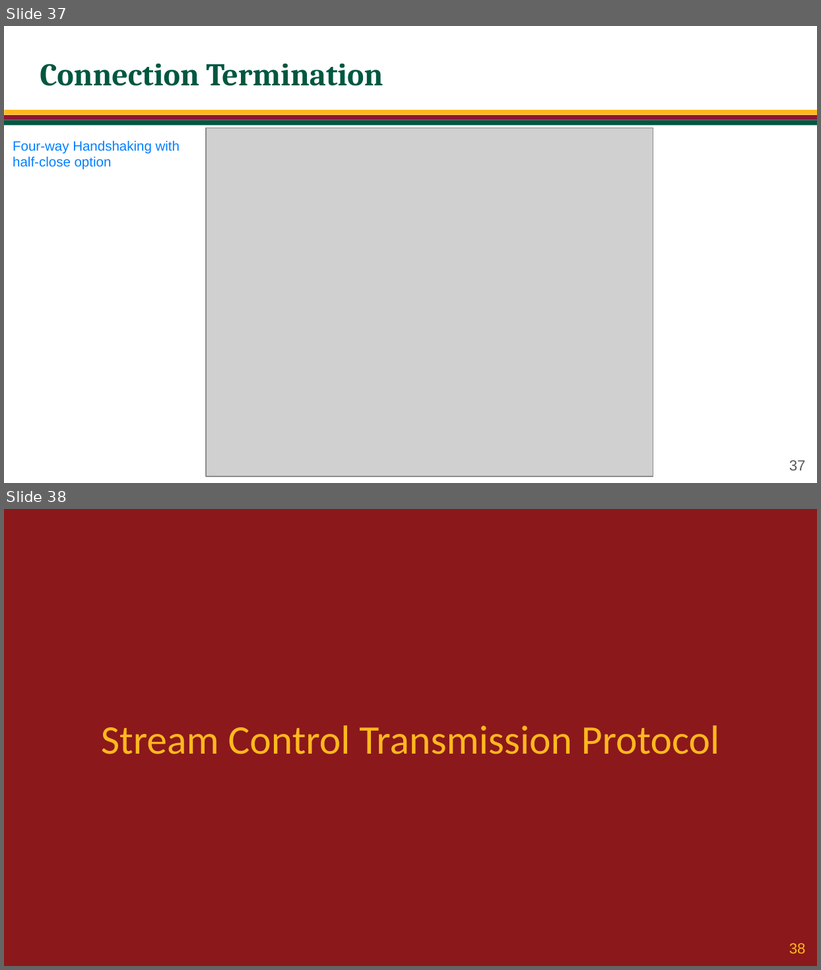
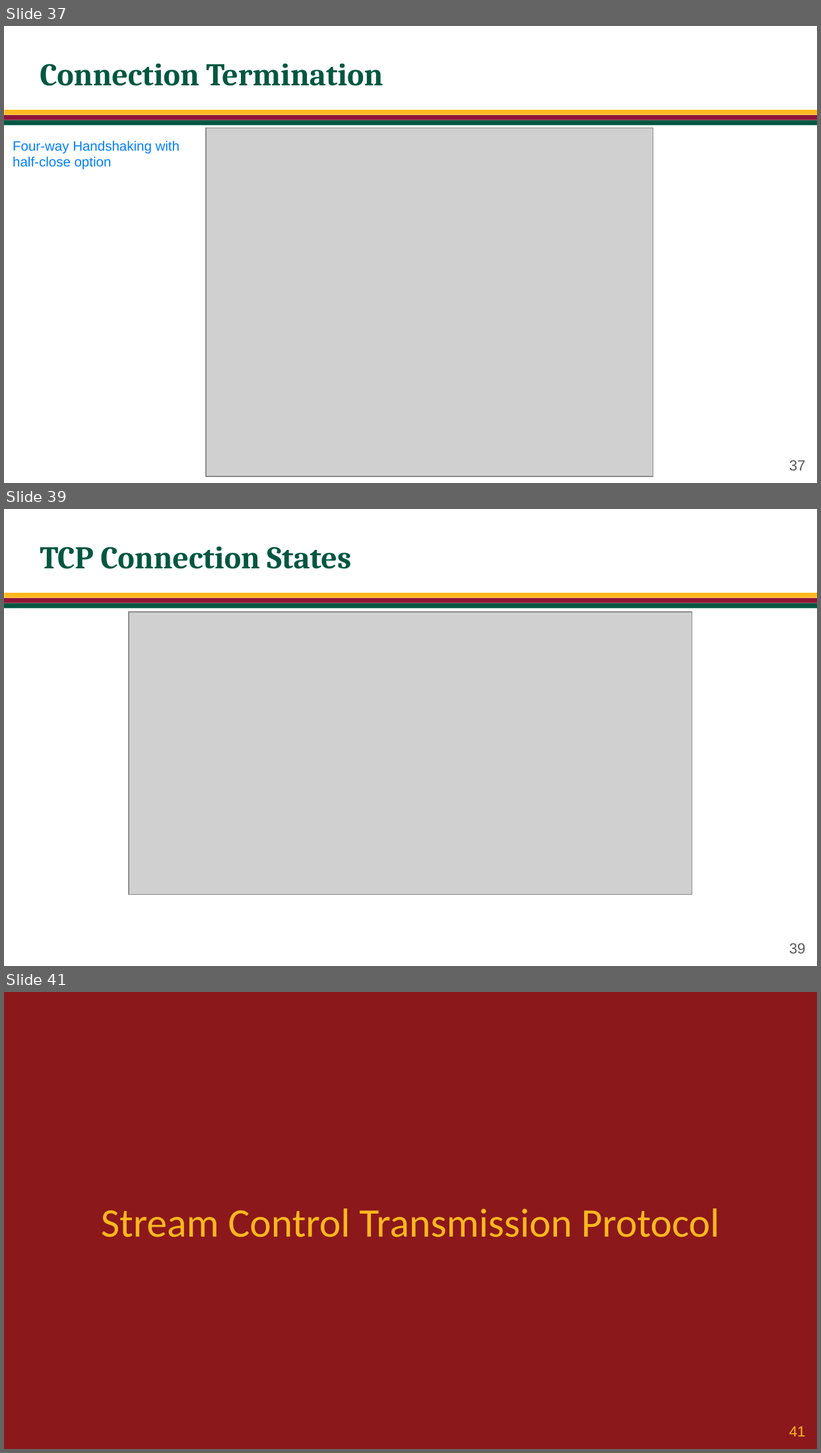
Before and after one commit to jachermocilla/extra-course-materials, a slide deck: cmsc137/slides-rsm/CMSC 137 - 22 - Transport Layer.odp. Shown one above the other, each under a label of ours: slides 37 and 38 before the commit, slides 37, 39 and 41 after it; the slides between them are not shown. The pictures are 821x970 and 821x1453 pixels, drawn with LibreOffice and Linux fonts; fonts in the diff are those of the drawing; grey boxes stand for pictures; background and template pictures are left out. Boxes give left, top, right and bottom in pixels: in the first picture for what was removed or moved away, otherwise in the second. Text is boxed around its words. In the diff, an @@ line names an element or a change of style, - is before the commit and + after.

```diff
--- a/cmsc137/slides-rsm/CMSC 137 - 22 - Transport Layer.odp
+++ b/cmsc137/slides-rsm/CMSC 137 - 22 - Transport Layer.odp
@@ slide 39 added at bbox=[4, 509, 817, 966], background #FFFFFF; not listed: 3 template elements that a slide beside it also shows @@
@@ title added at bbox=[40, 547, 351, 569], 28 pt, text #005740, bold @@
+TCP Connection States
@@ picture added at bbox=[128, 612, 692, 895] @@
@@ page number added at bbox=[789, 943, 806, 954], 13 pt, text #595959 @@
+39
@@ what was slide 38 is now slide 41 @@
@@ page number at bbox=[789, 1426, 806, 1437]: text changed @@
-38
+41
```
Also in this commit, not shown: 1 slide changed, 2 other slides added, 1 other file.
